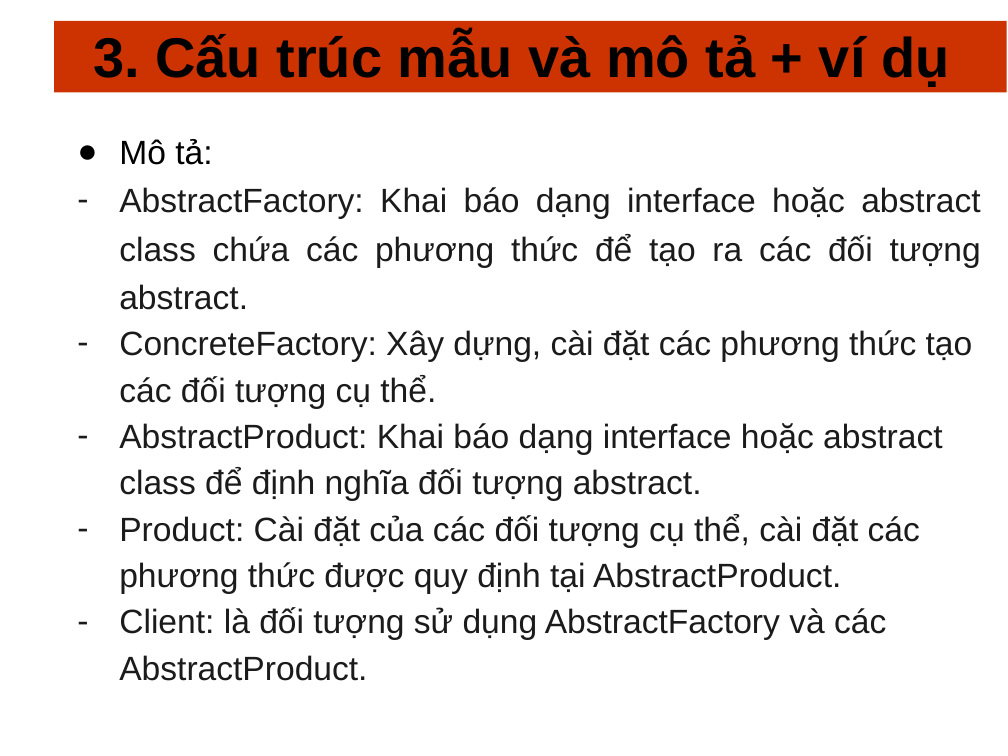
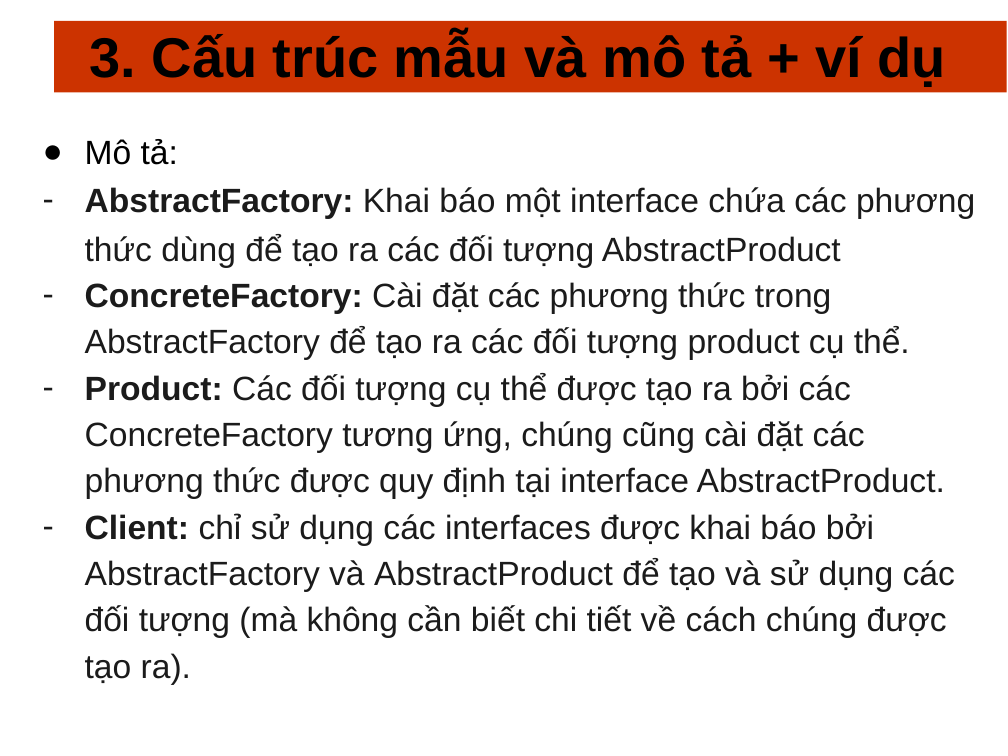
Before and after one commit to SONLE03/Design-Pattern, a slide deck: slide 6 of Slide/Abstract Factory.pptx. Drawn at 1008x756 pixels with LibreOffice and Linux fonts; fonts in the diff are those of the drawing. Boxes give left, top, right and bottom in pixels: in the first picture for what was removed or moved away, otherwise in the second. Text is boxed around its words. In the diff, an @@ line names an element or a change of style, - is before the commit and + after.

Commit message:
Change some contents in file Abstract Factory.pptx
Change some contents in slide 6 of file Abstract Factory.pptx

```diff
--- a/Slide/Abstract Factory.pptx
+++ b/Slide/Abstract Factory.pptx
@@ title "3. Cấu trúc mẫu và ...": place and size @@
-title "3. Cấu trúc mẫu và ..." at (93, 33, 949, 87)
+title "3. Cấu trúc mẫu và ..." at (89, 33, 945, 87)
@@ text "Mô tả:": place and size @@
-text "Mô tả:" at (119, 139, 981, 681)
+text "Mô tả:" at (85, 139, 975, 685)
@@ text at (85, 187, 975, 685): text changed @@
-– AbstractFactory: Khai báo dạng interface hoặc abstract class chứa các phương thức để tạo ra các đối tượng abstract.
-– ConcreteFactory: Xây dựng, cài đặt các phương thức tạo các đối tượng cụ thể.
-– AbstractProduct: Khai báo dạng interface hoặc abstract class để định nghĩa đối tượng abstract.
-– Product: Cài đặt của các đối tượng cụ thể, cài đặt các phương thức được quy định tại AbstractProduct.
-– Client: là đối tượng sử dụng AbstractFactory và các AbstractProduct.
+– AbstractFactory: Khai báo một interface chứa các phương thức dùng để tạo ra các đối tượng AbstractProduct
+– ConcreteFactory: Cài đặt các phương thức trong AbstractFactory để tạo ra các đối tượng product cụ thể.
+– Product: Các đối tượng cụ thể được tạo ra bởi các ConcreteFactory tương ứng, chúng cũng cài đặt các phương thức được quy định tại interface AbstractProduct.
+– Client: chỉ sử dụng các interfaces được khai báo bởi AbstractFactory và AbstractProduct để tạo và sử dụng các đối tượng (mà không cần biết chi tiết về cách chúng được tạo ra).
```
